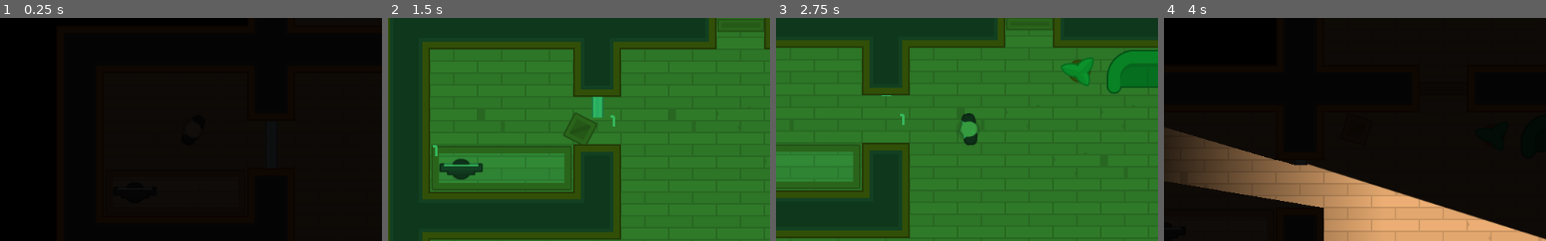
Above: before the commit, frames 1-4 (left to right).
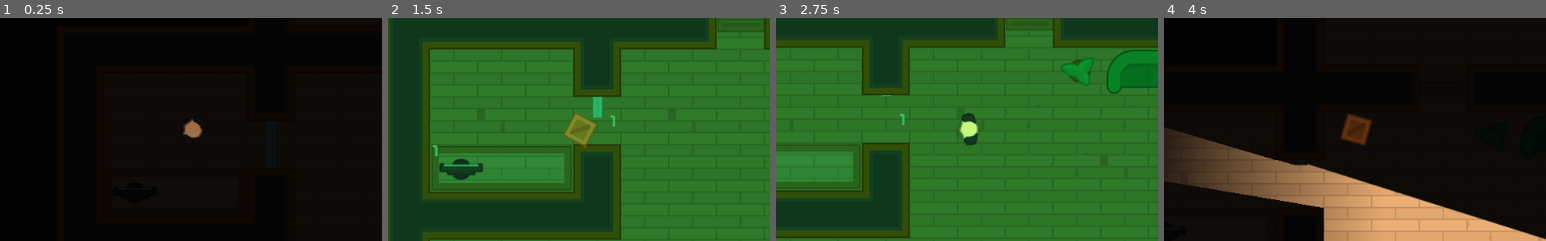
Above: after the commit, the same moments.

Repository: alexandrepeluchi/godot-udemy
Game: Godot game, scene res://Levels/Level1.tscn
The game is run twice, just before and just after one commit, with the same random seed, the same clock (stepped at 60 frames per second) and the same inputs.
Inputs (mouse positions are % of the whole screen's width and height, from its top left):
- Up to frame 1 (0.25 s): no input
- Up to frame 2 (1.5 s): tap Enter at 0.5 s; move the mouse to (79, 32) at 0.52 s; hold D (move_right) 0.53-1.28 s; tap E (toggle_disguise) at 0.6 s; click (79, 32) at 0.67 s; move the mouse to (52, 52) at 1.27 s; hold S (move_down) from 1.28 s (still down); tap Space (toggle_vision_mode) at 1.35 s; click (52, 52) at 1.42 s
- Up to frame 3 (2.75 s): move the mouse to (34, 53) at 2.02 s; release S (move_down) at 2.03 s; hold D (move_right) from 2.03 s (still down); tap E (toggle_disguise) at 2.1 s; click (34, 53) at 2.17 s
- Up to frame 4 (4 s): move the mouse to (89, 26) at 2.77 s; release D (move_right) at 2.78 s; hold W (move_up) 2.78-3.53 s; tap Space (toggle_vision_mode) at 2.85 s; click (89, 26) at 2.92 s; move the mouse to (80, 65) at 3.52 s; hold A (move_left) from 3.53 s (still down); tap E (toggle_disguise) at 3.6 s
The pictures show only the part of the screen within x 25-75%, y 25-75%; the shares and areas given below are measured in that part.

The runs differ from the first frame. In frame 1, 0.3% of the frame differs, in the area x 48-53%, y 45-54%; in frame 2, 0.8%, in the area x 45-55%, y 42-59%; in frame 3, 0.3%; in frame 4, 0.8%.
Error in both runs: Invalid get index '0' (on base: 'Array'). (res://Characters/NPCs/Guard.gd:26)

Commit message:
Deixando o jogador e o disfarce mais visivel no cenário com Light2D

Diff:
--- a/Heist Meisters/Characters/Player.gd
+++ b/Heist Meisters/Characters/Player.gd
@@ -3,8 +3,11 @@
 var motion := Vector2()
 
 const PLAYER_SPRITE = "res://GFX/PNG/Hitman 1/hitman1_stand.png"
+const PLAYER_LIGHT = "res://GFX/PNG/Hitman 1/hitman1_stand.png"
 const PLAYER_OCCLUDER = "res://Characters/HumanOccluder.tres"
+
 const BOX_SPRITE = "res://GFX/PNG/Tiles/tile_130.png"
+const BOX_LIGHT = "res://GFX/PNG/Tiles/tile_130.png"
 const BOX_OCCLUDER = "res://Characters/BoxOccluder.tres"
 
 var disguised: bool = false
@@ -43,12 +46,14 @@
 
 func reveal():
 	$Sprite.texture = load(PLAYER_SPRITE)
+	$Light2D.texture = load(PLAYER_LIGHT)
 	$LightOccluder2D.occluder = load(PLAYER_OCCLUDER)
 	disguised = false
 	collision_layer = 1
 
 func disguise():
 	$Sprite.texture = load(BOX_SPRITE)
+	$Light2D.texture = load(BOX_LIGHT)
 	$LightOccluder2D.occluder = load(BOX_OCCLUDER)
 	disguised = true
 	collision_layer = 16
--- a/Heist Meisters/Characters/Player.tscn
+++ b/Heist Meisters/Characters/Player.tscn
@@ -8,5 +8,6 @@
 collision_mask = 14
 script = ExtResource( 1 )
 
-[node name="Sprite" parent="." index="0"]
+[node name="Light2D" type="Light2D" parent="." index="3"]
 texture = ExtResource( 3 )
+energy = 0.75
